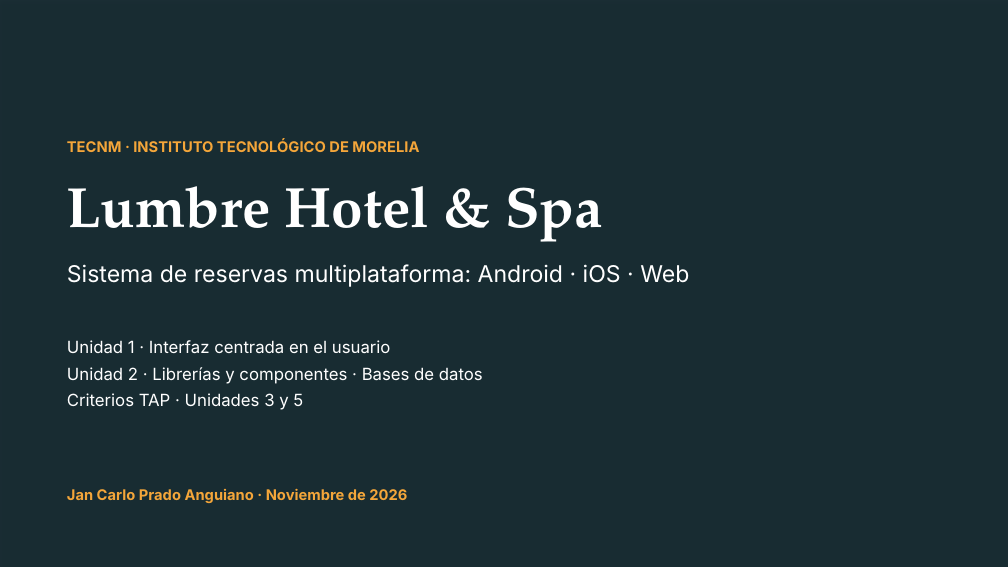
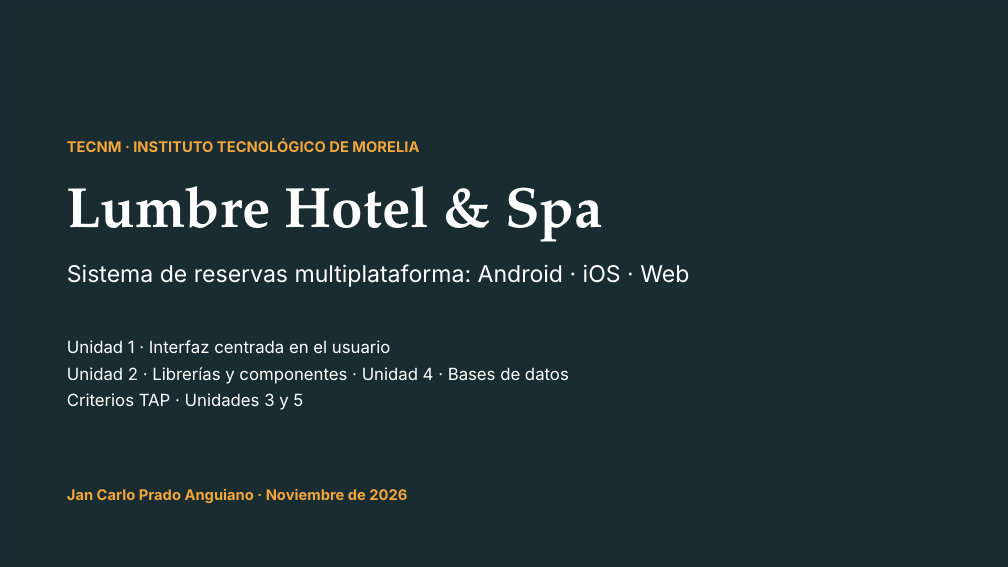
Before and after one commit to JanCarliux24/hotel-lumbre, a slide deck: slide 1 of docs/entregables/Presentacion_Proyecto_Lumbre.pptx. Drawn at 1008x567 pixels with LibreOffice and Linux fonts; fonts in the diff are those of the drawing; background and template pictures are left out; a plain dark background stands for a picture behind light text. Boxes give left, top, right and bottom in pixels: in the first picture for what was removed or moved away, otherwise in the second. Text is boxed around its words. In the diff, an @@ line names an element or a change of style, - is before the commit and + after.

```diff
--- a/docs/entregables/Presentacion_Proyecto_Lumbre.pptx
+++ b/docs/entregables/Presentacion_Proyecto_Lumbre.pptx
@@ text at (67,367,569,384): text changed @@
-Unidad 2 · Librerías y componentes · Bases de datos
+Unidad 2 · Librerías y componentes · Unidad 4 · Bases de datos
```
Also in this commit, not shown: 4 other slides changed, 26 other files.
